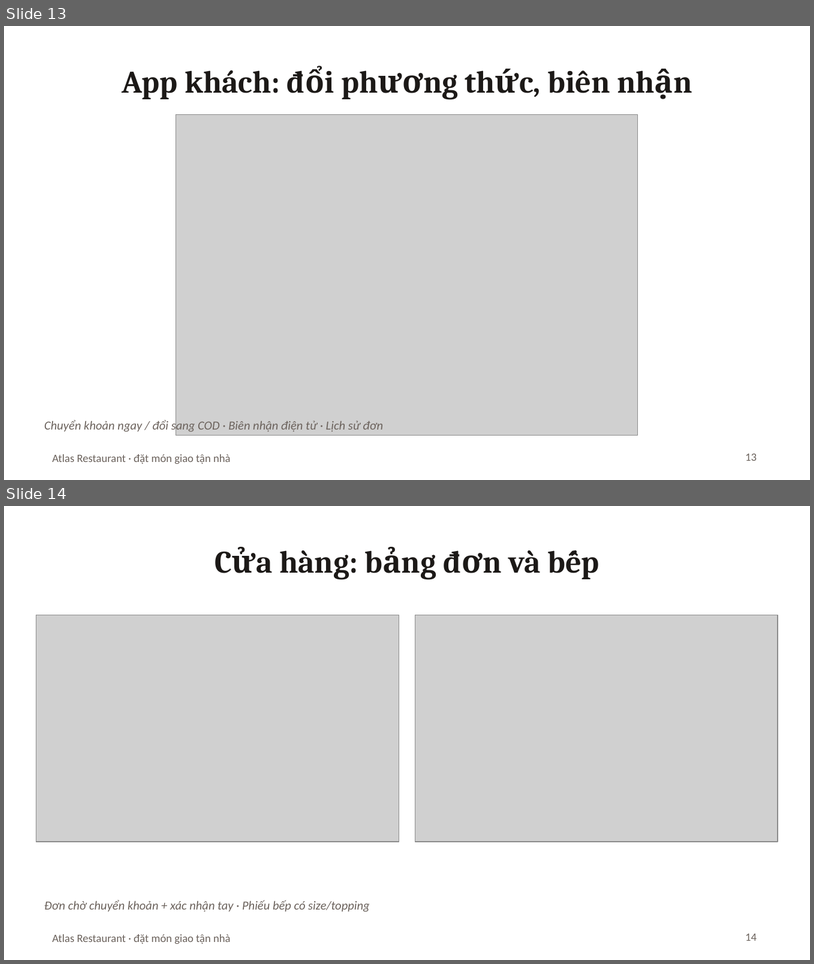
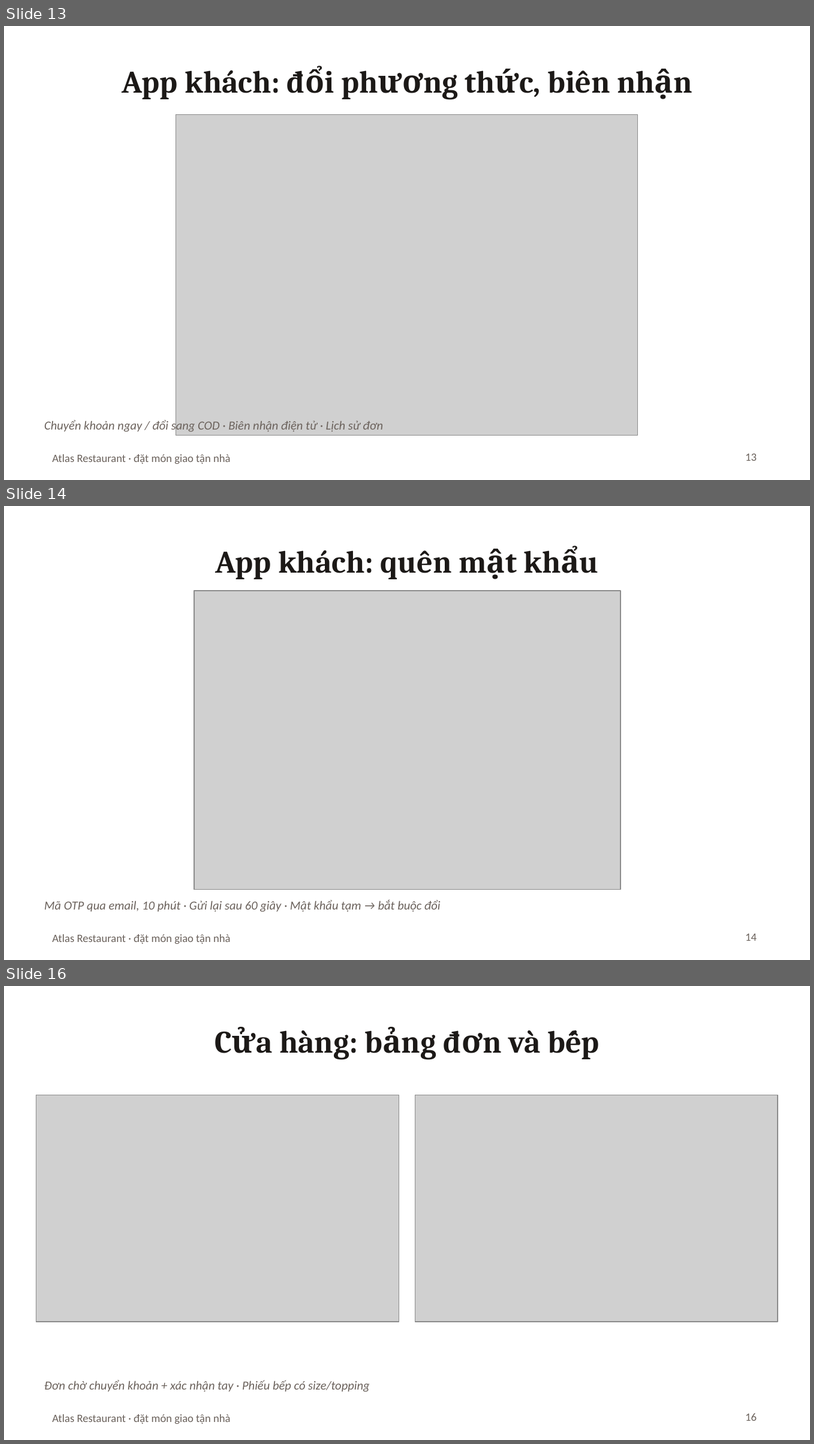
Before and after one commit to Anpham120/restaurant-ordering-mobile, a slide deck: docs/Slide_BTL_AtlasRestaurant.pptx. Shown one above the other, each under a label of ours: slides 13 and 14 before the commit, slides 13, 14 and 16 after it; the slides between them are not shown. The pictures are 814x964 and 814x1444 pixels, drawn with LibreOffice and Linux fonts; fonts in the diff are those of the drawing; grey boxes stand for pictures. Boxes give left, top, right and bottom in pixels: in the first picture for what was removed or moved away, otherwise in the second. Text is boxed around its words. In the diff, an @@ line names an element or a change of style, - is before the commit and + after.

```diff
--- a/docs/Slide_BTL_AtlasRestaurant.pptx
+++ b/docs/Slide_BTL_AtlasRestaurant.pptx
@@ slide 14 added at [4, 506, 810, 960], background #FFFFFF; not listed: 1 template element that a slide beside it also shows @@
@@ title added at [215, 550, 452, 579], 28 pt, text #1C1917, bold @@
+App khách: quên mật khẩu
@@ picture added at [194, 591, 621, 889] @@
@@ text added at [44, 899, 441, 912], 11 pt, text #6B625C, italic @@
+Mã OTP qua email, 10 phút · Gửi lại sau 60 giây · Mật khẩu tạm → bắt buộc đổi
@@ page number added at [746, 933, 757, 940], 10 pt, text #6B625C @@
+14
@@ what was slide 14 is now slide 16 @@
@@ page number at [746, 1413, 757, 1420]: text changed @@
-14
+16
```
Also in this commit, not shown: 1 slide changed, 2 other slides added, 2 other files.
